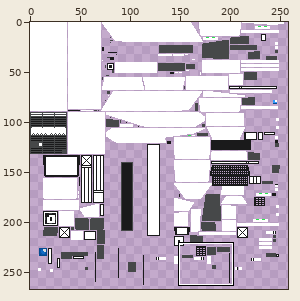
Sprite sheet, stored at doodle tank Resources/textures/entity/centurion_action_x/default.png. The first picture is a wide view before the edit; the outline marks the close-up.
Close-up. Before the commit:
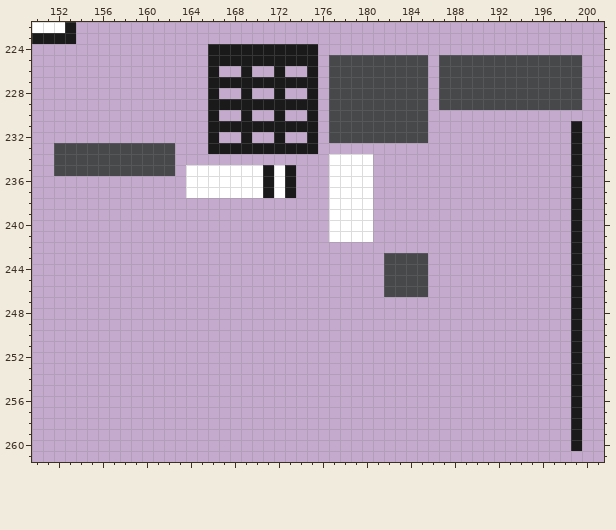
The file is 512x512 pixels. Shown: x 150..201, y 222..261. The wide view leaves out empty margins. The commit also changed other parts of the picture, which this record leaves out.
New version:
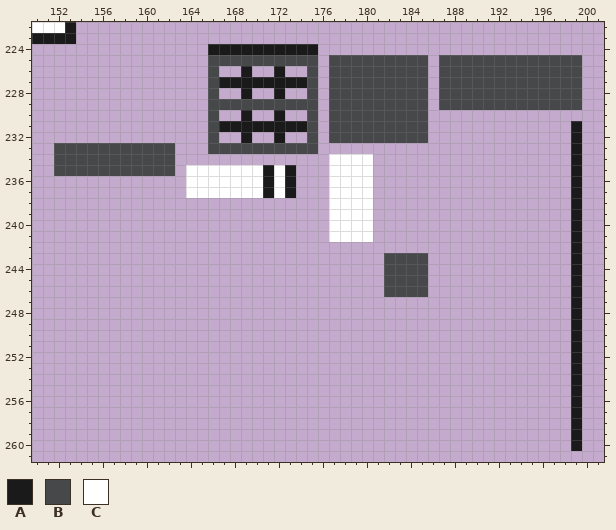
Palette (. is transparent): A #1a1a1b  B #464849  C #ffffff
Edits made:
y 225: x 166..175 AAAAAAAAAA -> BBBBBBBBBB
y 226..228: x 166 A -> B; x 175 A -> B
y 229: x 166..175 AAAAAAAAAA -> BBBBBBBBBB
y 230..232: x 166 A -> B; x 175 A -> B
y 233: x 166..175 AAAAAAAAAA -> BBBBBBBBBB
Where, in picture pixels (left, top, right, bottom), the same in both close-ups:
changed: (208, 55, 318, 154)
